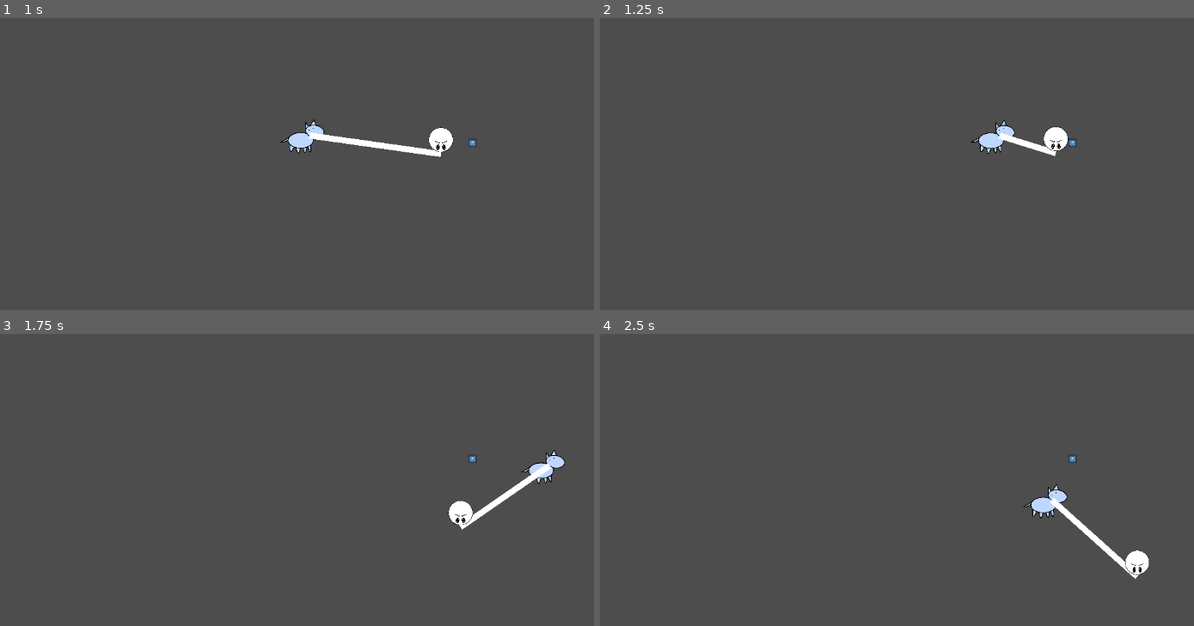
Above: before the commit, frames 1-4 (two rows, left to right).
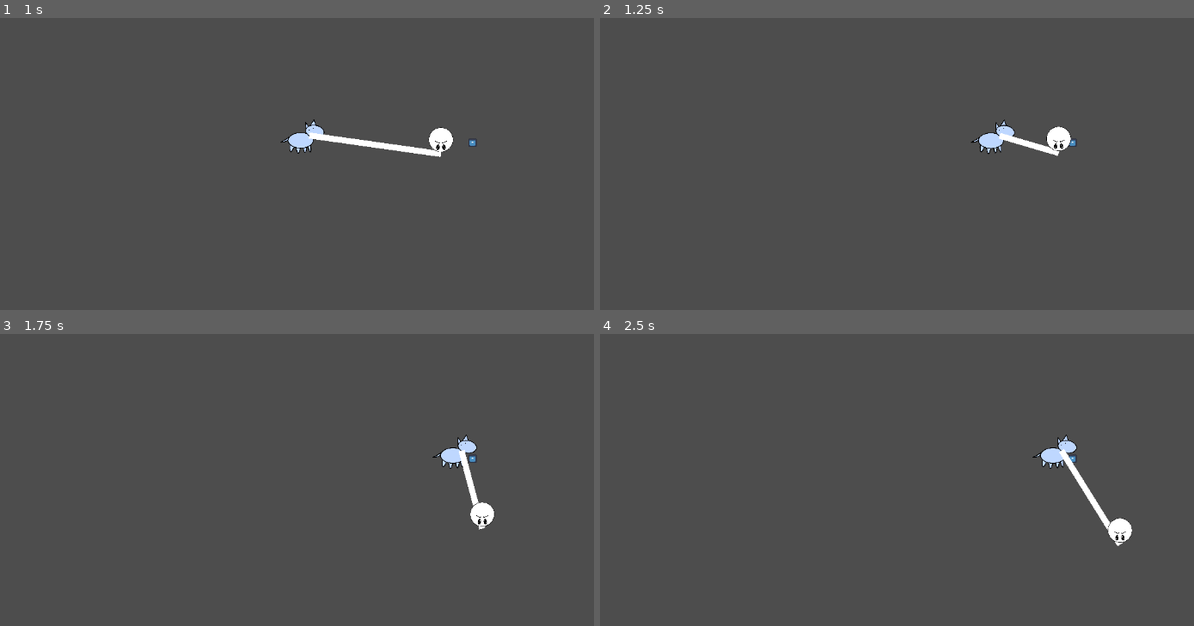
Above: after the commit, the same moments.

Repository: RandomPuddles/Un-Leashed
Game: Godot game, scene res://Scenes/main.tscn
The game is run twice, just before and just after one commit, with the same random seed, the same clock (stepped at 60 frames per second) and the same inputs. The engine's default icon, where the game draws it, is replaced by a stand-in: a white triangle on a blue panel in a dark square.
Inputs:
- Up to frame 1 (1 s): hold D (right) from 0.53 s (still down); tap Shift (dash) at 0.6 s
- Up to frame 2 (1.25 s): keep holding D (right)
- Up to frame 3 (1.75 s): release D (right) at 1.28 s; hold S (down) from 1.28 s (still down); tap Shift (dash) at 1.35 s
- Up to frame 4 (2.5 s): release S (down) at 2.03 s; hold D (right) from 2.03 s (still down); tap Shift (dash) at 2.1 s

Frame 1 is identical in both runs. In frame 2, 0.2% of the frame differs, in the area x 67-80%, y 37-48%; in frame 3, 1.6%; in frame 4, 1.9%, in the area x 71-93%, y 34-84%.

Commit message:
Interests having hitboxes testing

Diff:
--- a/un-leashed/Scenes/dog.tscn
+++ b/un-leashed/Scenes/dog.tscn
@@ -16,8 +16,6 @@
 radius = 50.0
 
 [node name="Node2D" type="RigidBody2D" unique_id=1030532302]
-collision_layer = 2
-collision_mask = 2
 gravity_scale = 0.0
 lock_rotation = true
 linear_damp_mode = 1
--- a/un-leashed/Scenes/player.tscn
+++ b/un-leashed/Scenes/player.tscn
@@ -11,6 +11,8 @@
 
 [node name="Node2D2" type="RigidBody2D" unique_id=447015847]
 z_index = 1
+collision_layer = 2
+collision_mask = 2
 gravity_scale = 0.0
 lock_rotation = true
 linear_damp_mode = 1
--- a/un-leashed/Scenes/testObjectOfInterest.tscn
+++ b/un-leashed/Scenes/testObjectOfInterest.tscn
@@ -11,7 +11,7 @@
 [node name="InterestRange" type="Area2D" parent="." unique_id=98204964]
 
 [node name="CollisionShape2D" type="CollisionShape2D" parent="InterestRange" unique_id=278969361 groups=["Interest"]]
-scale = Vector2(0.69130147, 0.69130147)
+scale = Vector2(0.6875346, 0.6875346)
 shape = SubResource("RectangleShape2D_ym5h5")
 
 [node name="Sprite2D" type="Sprite2D" parent="." unique_id=1528747381]
@@ -19,5 +19,5 @@
 texture = ExtResource("1_lpffs")
 
 [node name="CollisionShape2D" type="CollisionShape2D" parent="." unique_id=780553571]
-scale = Vector2(0.69291306, 0.69291306)
+scale = Vector2(1.1090641, 1.1090641)
 shape = SubResource("RectangleShape2D_lpffs")
